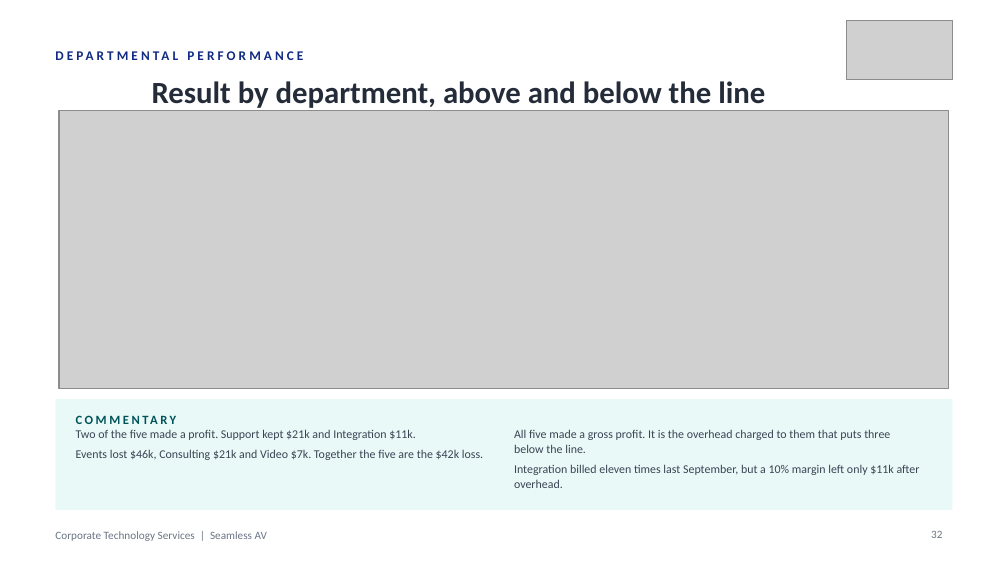
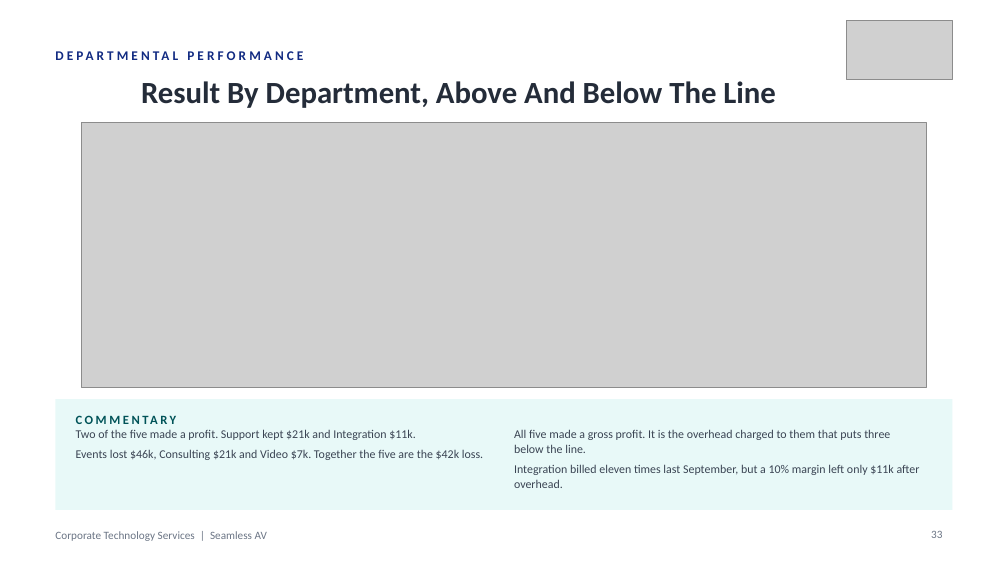
Before and after one commit to WesleyNelson-O33/Claude, a slide deck: slide 33 of deck/CTS Monthly Business Review - 30092026.pptx (slide 32 before the commit). Drawn at 1008x567 pixels with LibreOffice and Linux fonts; fonts in the diff are those of the drawing; grey boxes stand for pictures. Boxes give left, top, right and bottom in pixels: in the first picture for what was removed or moved away, otherwise in the second. Text is boxed around its words. In the diff, an @@ line names an element or a change of style, - is before the commit and + after.

```diff
--- a/deck/CTS Monthly Business Review - 30092026.pptx
+++ b/deck/CTS Monthly Business Review - 30092026.pptx
@@ text at [141, 81, 776, 108]: text changed @@
-Result by department, above and below the line
+Result By Department, Above And Below The Line
@@ picture: place and size @@
-picture at [59, 111, 950, 389]
+picture at [82, 123, 926, 387]
```
Also in this commit, not shown: 43 other slides changed, 1 slide added, 17 other files.
